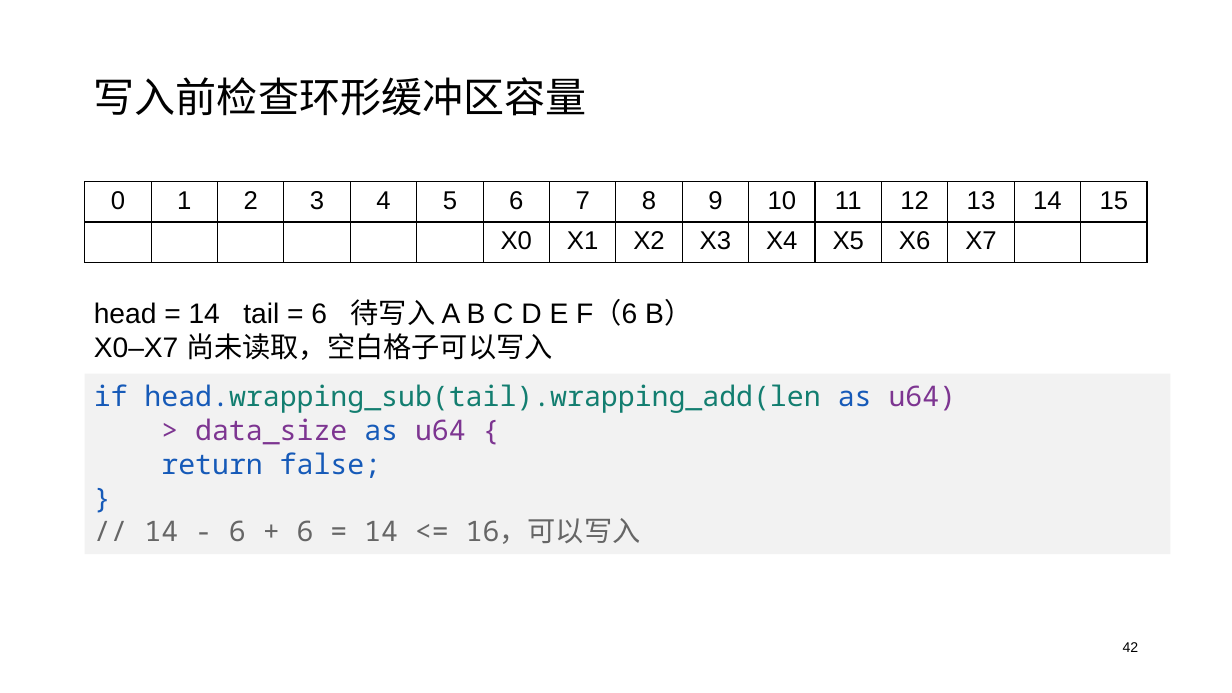
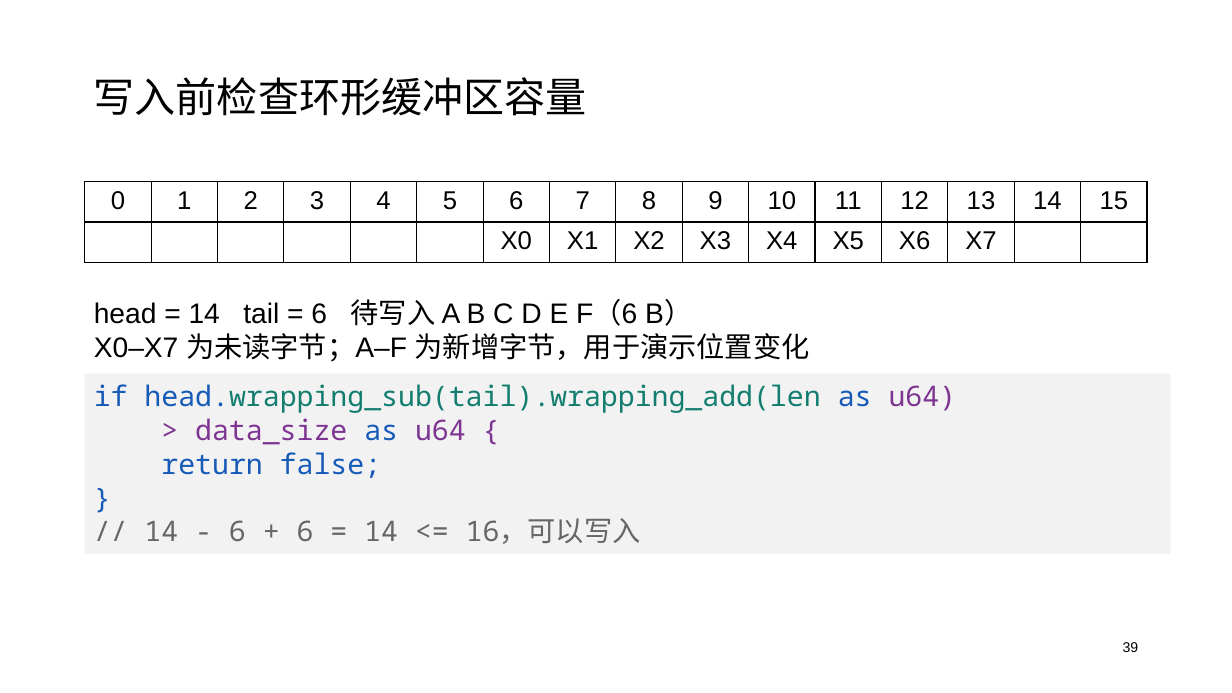
Before and after one commit to oscomp-posad/tgoskits, a slide deck: slide 39 of docs/presentations/starryos-perf.pptx (slide 42 before the commit). Drawn at 1232x693 pixels with LibreOffice and Linux fonts; fonts in the diff are those of the drawing. Boxes give left, top, right and bottom in pixels: in the first picture for what was removed or moved away, otherwise in the second. Text is boxed around its words. In the diff, an @@ line names an element or a change of style, - is before the commit and + after.

```diff
--- a/docs/presentations/starryos-perf.pptx
+++ b/docs/presentations/starryos-perf.pptx
@@ text at (x1=94, y1=333, x2=810, y2=362): text changed @@
-X0–X7 尚未读取，空白格子可以写入
+X0–X7 为未读字节；A–F 为新增字节，用于演示位置变化
@@ text at (x1=1123, y1=642, x2=1139, y2=652): text changed @@
-42
+39
```
Also in this commit, not shown: 22 other slides changed, 1 other file.
